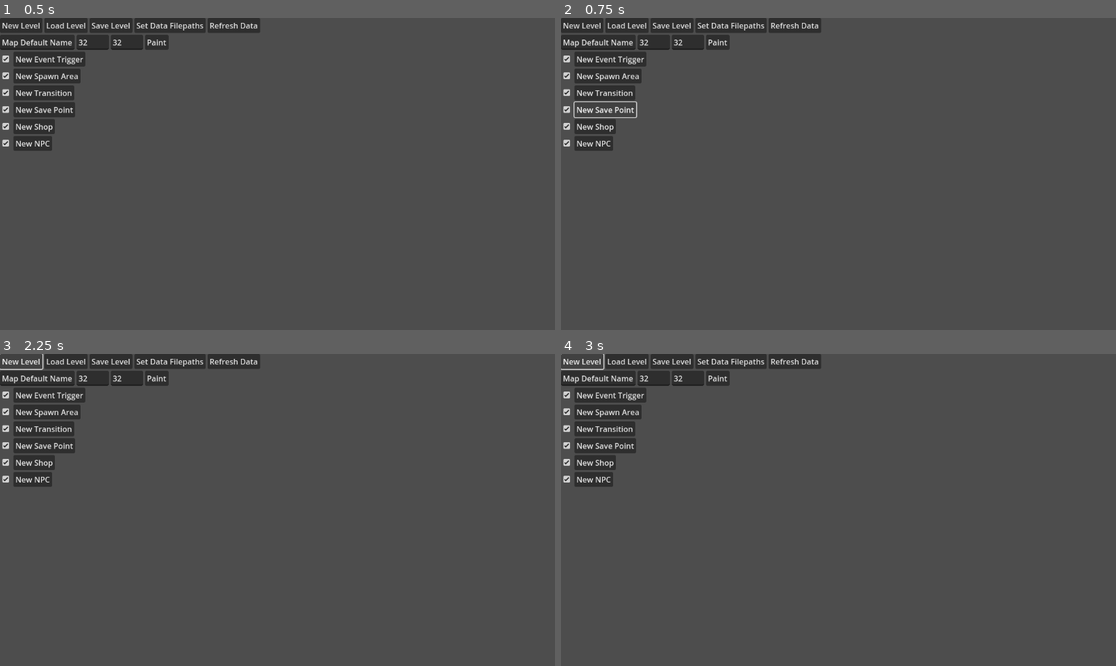
Above: before the commit, frames 1-4 (two rows, left to right).
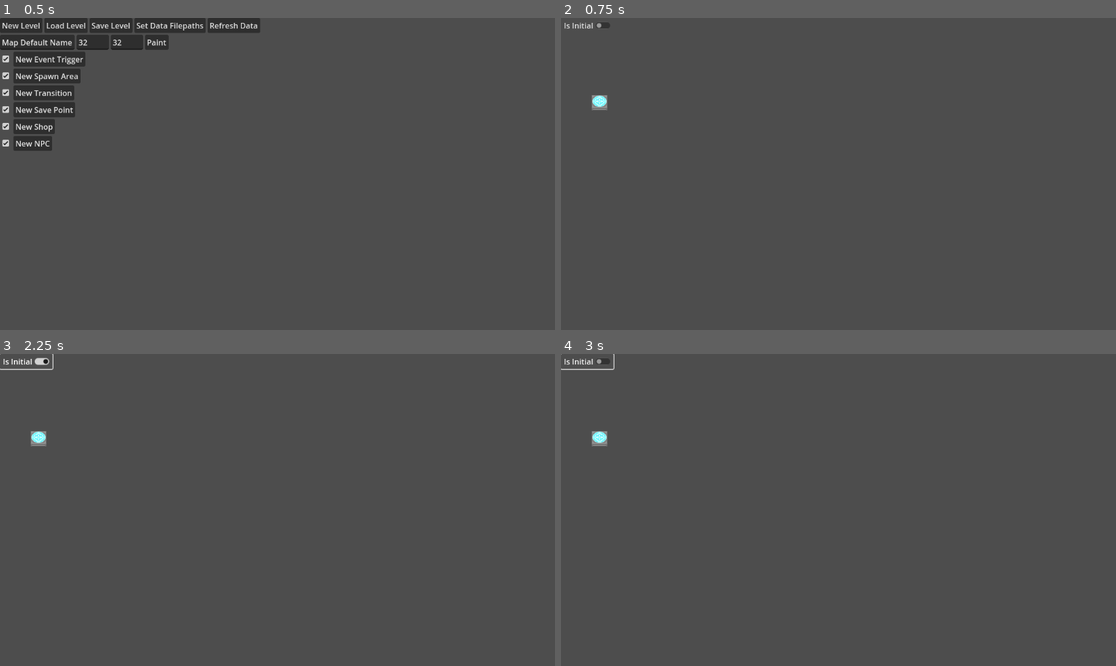
Above: after the commit, the same moments.

Repository: PinesOfChaos/OochabotGithub
Game: Godot game, scene res://menu.tscn
The game is run twice, just before and just after one commit, with the same random seed, the same clock (stepped at 60 frames per second) and the same inputs.
Inputs (mouse positions are in pixels of both pictures, inside the frame that each line leads up to):
- Up to frame 1 (0.5 s): no input
- Up to frame 2 (0.75 s): click "New Save Point" at 0.5 s
- Up to frame 3 (2.25 s): click (38, 441) at 1.27 s; click (27, 360) at 2 s, where only the run after the commit has a clickable "Is Initial"
- Up to frame 4 (3 s): click (583, 360) at 2.75 s, where only the run before the commit has a clickable "New Level"

Frame 1 is identical in both runs. In frame 2, 5.8% of the frame differs, in the area x 0-47%, y 0-43%; in frame 3, 5.9%; in frame 4, 5.9%.

Commit message:
Savepoints created

Diff:
--- a/oochamon_editor_godot/menu.gd
+++ b/oochamon_editor_godot/menu.gd
@@ -142,6 +142,11 @@
 				cx = child.transition_x * Global.TileSize - Global.CamX
 				cy = child.transition_y * Global.TileSize - Global.CamY
 				child.o_transition_object.set_position(Vector2(cx, cy))
+
+			for child in menu_save_points.get_children():
+				cx = child.savepoint_x * Global.TileSize - Global.CamX
+				cy = child.savepoint_y * Global.TileSize - Global.CamY
+				child.o_savepoint_object.set_position(Vector2(cx, cy))
 
 			for child in menu_spawnzones.get_children():
 				var bbox = child.bounding_box
@@ -486,6 +491,14 @@
 	Global.ObjSelected = menu_transitions.get_child(menu_transitions.get_child_count() - 1).get_instance_id()
 	instance.dragging = true
 
+func _on_button_new_save_point_button_down():
+	Global.CurrentMapMode = Global.MapMode.MAP_OBJ_EDIT
+	var scene = load("res://savepoint.tscn")
+	var instance = scene.instantiate()
+	menu_save_points.add_child(instance)
+	Global.ObjSelected = menu_save_points.get_child(menu_save_points.get_child_count() - 1).get_instance_id()
+	instance.dragging = true
+
 func _on_button_new_spawn_region_pressed():
 	Global.CurrentMapMode = Global.MapMode.MAP_OBJ_EDIT
 	var scene = load("res://spawn_zone.tscn")
--- a/oochamon_editor_godot/menu.tscn
+++ b/oochamon_editor_godot/menu.tscn
@@ -274,6 +274,7 @@
 [connection signal="button_down" from="VBoxMenu/HBoxTransition/ButtonNewTransition" to="." method="_on_button_new_transition_button_down"]
 [connection signal="pressed" from="VBoxMenu/HBoxTransition/ButtonNewTransition" to="." method="_on_button_new_transition_pressed"]
 [connection signal="toggled" from="VBoxMenu/HBoxSavePoint/ButtonVisibleSavePoint" to="." method="_on_button_visible_save_point_toggled"]
+[connection signal="button_down" from="VBoxMenu/HBoxSavePoint/ButtonNewSavePoint" to="." method="_on_button_new_save_point_button_down"]
 [connection signal="toggled" from="VBoxMenu/HBoxShop/ButtonVisibleShop" to="." method="_on_button_visible_shop_toggled"]
 [connection signal="toggled" from="VBoxMenu/HBoxNPC/ButtonVisibleNPC" to="." method="_on_button_visible_npc_toggled"]
 [connection signal="button_down" from="VBoxMenu/HBoxNPC/ButtonNewNPC" to="." method="_on_button_new_npc_button_down"]
--- /dev/null
+++ b/oochamon_editor_godot/savepoint.gd
@@ -0,0 +1,43 @@
+extends Control
+
+@onready var o_savepoint_object = $savepoint_object
+@onready var o_savepoint_initial = $savepoint_initial
+var savepoint_initial = false
+var dragging = false
+var savepoint_x = 0;
+var savepoint_y = 0;
+
+# Called when the node enters the scene tree for the first time.
+func _ready():
+	pass # Replace with function body.
+
+
+# Called every frame. 'delta' is the elapsed time since the previous frame.
+func _process(delta):
+	#Hide the Display if not selected
+	if typeof(Global.ObjSelected) == typeof(get_instance_id()) and Global.ObjSelected == get_instance_id():
+		o_savepoint_initial.visible = true
+		if dragging:
+			var mx = floor((get_local_mouse_position().x + Global.CamX)/ Global.TileSize) * Global.TileSize
+			var my = floor((get_local_mouse_position().y + Global.CamY)/ Global.TileSize) * Global.TileSize
+
+			savepoint_x = floor(mx/Global.TileSize)
+			savepoint_y = floor(my/Global.TileSize)
+
+			o_savepoint_object.set_position(Vector2(mx - Global.CamX, my - Global.CamY))
+			if Input.is_action_just_released("mouse_left"):
+				dragging = false
+	else:
+		o_savepoint_initial.visible = false
+
+
+func _on_savepoint_initial_toggled(button_pressed):
+	savepoint_initial = button_pressed
+
+
+func _on_savepoint_object_button_down():
+	if typeof(Global.ObjSelected) == typeof(get_instance_id()) and Global.ObjSelected == get_instance_id():
+		dragging = true
+	else:
+		Global.ObjSelected = get_instance_id()
+		Global.CurrentMapMode = Global.MapMode.MAP_OBJ_EDIT
--- /dev/null
+++ b/oochamon_editor_godot/savepoint.tscn
@@ -0,0 +1,28 @@
+[gd_scene load_steps=3 format=3 uid="uid://xa37wa74jdp3"]
+
+[ext_resource type="Texture2D" uid="uid://db0kgd2rwkm13" path="res://tiles/001.png" id="1_5jlxj"]
+[ext_resource type="Script" path="res://savepoint.gd" id="1_8gm61"]
+
+[node name="savepoint" type="Control"]
+layout_mode = 3
+anchors_preset = 15
+anchor_right = 1.0
+anchor_bottom = 1.0
+grow_horizontal = 2
+grow_vertical = 2
+script = ExtResource("1_8gm61")
+
+[node name="savepoint_object" type="TextureButton" parent="."]
+layout_mode = 0
+offset_right = 40.0
+offset_bottom = 40.0
+texture_normal = ExtResource("1_5jlxj")
+
+[node name="savepoint_initial" type="CheckButton" parent="."]
+layout_mode = 0
+offset_right = 44.0
+offset_bottom = 24.0
+text = "Is Initial"
+
+[connection signal="button_down" from="savepoint_object" to="." method="_on_savepoint_object_button_down"]
+[connection signal="toggled" from="savepoint_initial" to="." method="_on_savepoint_initial_toggled"]
